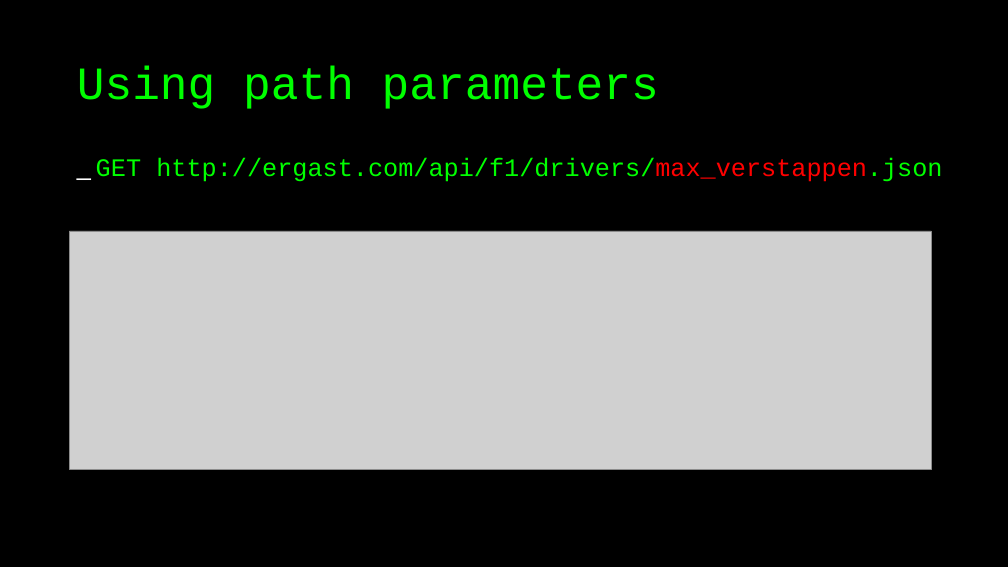
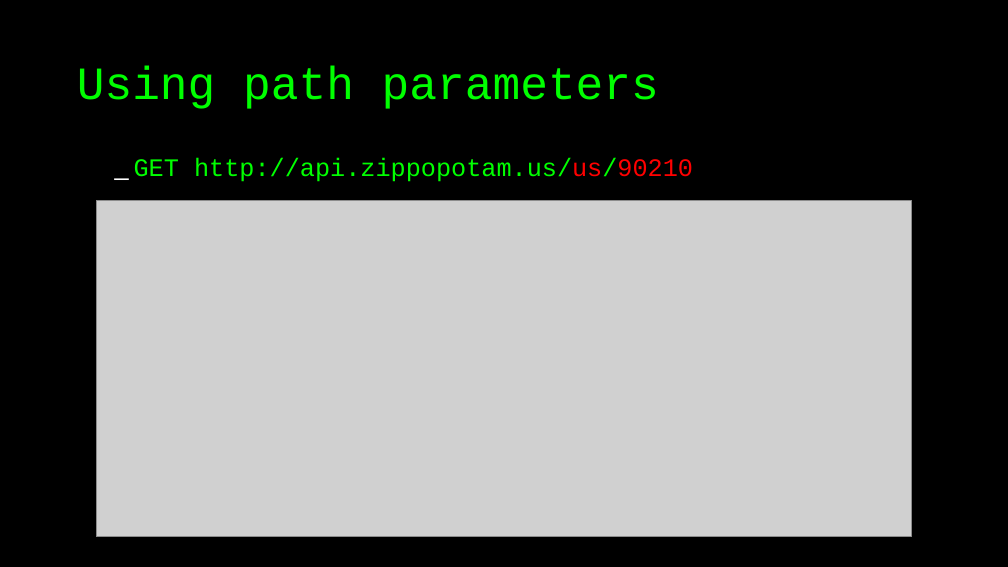
Before and after one commit to basdijkstra/rest-assured-workshop, a slide deck: slide 23 of RestAssuredWorkshop.odp (slide 24 before the commit). Drawn at 1008x567 pixels with LibreOffice and Linux fonts; fonts in the diff are those of the drawing; grey boxes stand for pictures. Boxes give left, top, right and bottom in pixels: in the first picture for what was removed or moved away, otherwise in the second. Text is boxed around its words. In the diff, an @@ line names an element or a change of style, - is before the commit and + after.

```diff
--- a/RestAssuredWorkshop.odp
+++ b/RestAssuredWorkshop.odp
@@ text at box(134, 158, 693, 182): text changed @@
-_ GET http://ergast.com/api/f1/drivers/max_verstappen.json
+  _ GET http://api.zippopotam.us/us/90210
@@ picture: place and size @@
-picture at box(70, 231, 932, 470)
+picture at box(97, 200, 912, 537)
```
Also in this commit, not shown: 17 other slides changed, 3 slides added, 6 slides removed, 8 other files.
